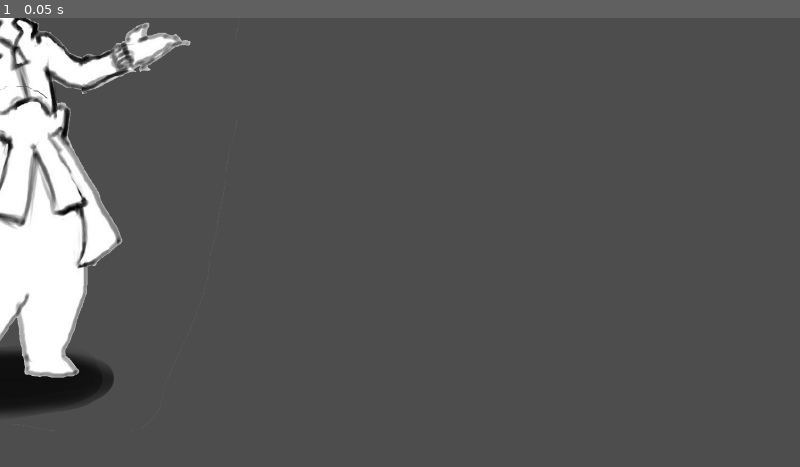
Above: before the commit, frame 1.
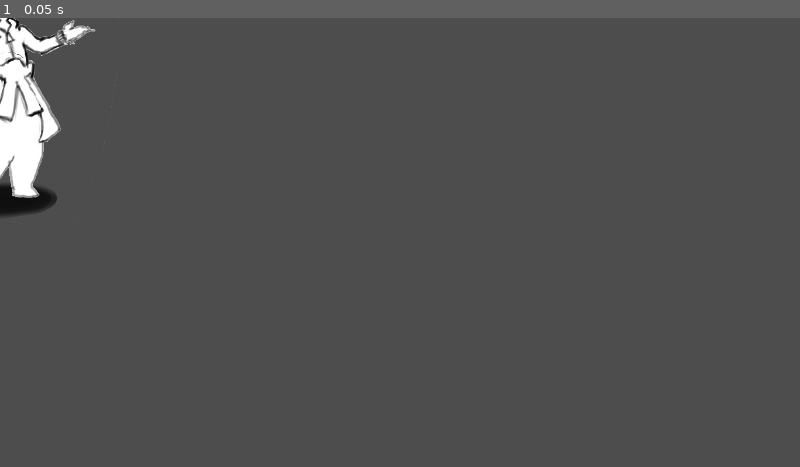
Above: after the commit, the same moment.

Repository: NitronicGames/GGJ-2026-KGO-Mask-Project
Game: Godot game, scene res://NPCs/boy.tscn
Two runs of this game, one before a commit and one after it. Both use one fixed random seed, a clock stepped at 60 frames per second and the inputs below. This scene is started directly instead of the project's main scene.
Inputs:
- Up to frame 1 (0.05 s): no input

The runs differ from the first frame. In frame 1, 8.8% of the frame differs, in the area x 0-24%, y 0-89%.

Commit message:
Added left/right npc add and remove methods

Diff:
--- a/NPCs/base/npc.tscn
+++ b/NPCs/base/npc.tscn
@@ -5,6 +5,6 @@
 [sub_resource type="SpriteFrames" id="SpriteFrames_315tm"]
 
 [node name="Npc" type="AnimatedSprite2D" unique_id=2037629339]
-scale = Vector2(0.5, 0.5)
+scale = Vector2(0.25, 0.25)
 sprite_frames = SubResource("SpriteFrames_315tm")
 script = ExtResource("2_vxakg")
--- /dev/null
+++ b/game.gd
@@ -0,0 +1,49 @@
+extends Node2D
+
+var left_npc: AnimatedSprite2D
+var right_npc: AnimatedSprite2D
+
+@onready var left_npc_mark: Marker2D = $LeftNPCMark
+@onready var right_npc_mark: Marker2D = $RightNPCMark
+
+
+func _ready() -> void:
+	pass
+	# for example
+	#add_left_npc(load("res://game_data/npcs/boy.tres"))
+	#add_right_npc(load("res://game_data/npcs/girl.tres"))
+
+
+func add_left_npc(npc: NPC) -> void:
+	if is_instance_valid(left_npc):
+		left_npc.queue_free()
+	left_npc = instantiate_npc(npc)
+	left_npc.global_position = left_npc_mark.global_position
+	left_npc.show()
+
+
+func add_right_npc(npc: NPC) -> void:
+	if is_instance_valid(right_npc):
+		right_npc.queue_free()
+	right_npc = instantiate_npc(npc)
+	right_npc.global_position = right_npc_mark.global_position
+	right_npc.flip_h = true
+	right_npc.show()
+
+
+func remove_left_npc() -> void:
+	left_npc.queue_free()
+	left_npc = null
+
+
+func remove_right_npc() -> void:
+	right_npc.queue_free()
+	right_npc = null
+
+
+func instantiate_npc(_npc: NPC) -> Node2D:
+	var scene: PackedScene = load(_npc.scene_file)
+	var npc: AnimatedSprite2D = scene.instantiate()
+	npc.hide()
+	add_child(npc)
+	return npc
--- a/game.tscn
+++ b/game.tscn
@@ -1,12 +1,20 @@
 [gd_scene format=3 uid="uid://csmgoxnyx2hio"]
 
 [ext_resource type="PackedScene" uid="uid://cdl2alxfgsvuc" path="res://game_state/game_state.tscn" id="1_e2o6t"]
+[ext_resource type="Script" uid="uid://ivgmm7lg0s5b" path="res://game.gd" id="1_feb5d"]
 [ext_resource type="PackedScene" uid="uid://dxy5cjsbdhtdr" path="res://UI/GameUI.tscn" id="2_feb5d"]
 
 [node name="Game" type="Node2D" unique_id=2085143093]
+script = ExtResource("1_feb5d")
 
 [node name="GameState" parent="." unique_id=803203647 instance=ExtResource("1_e2o6t")]
 
 [node name="CanvasLayer" type="CanvasLayer" parent="." unique_id=889310207]
 
 [node name="Control" parent="CanvasLayer" unique_id=672595178 instance=ExtResource("2_feb5d")]
+
+[node name="LeftNPCMark" type="Marker2D" parent="." unique_id=1407638413]
+position = Vector2(200, 384)
+
+[node name="RightNPCMark" type="Marker2D" parent="." unique_id=710556668]
+position = Vector2(1166, 384)
Not shown, added: game.gd.uid
